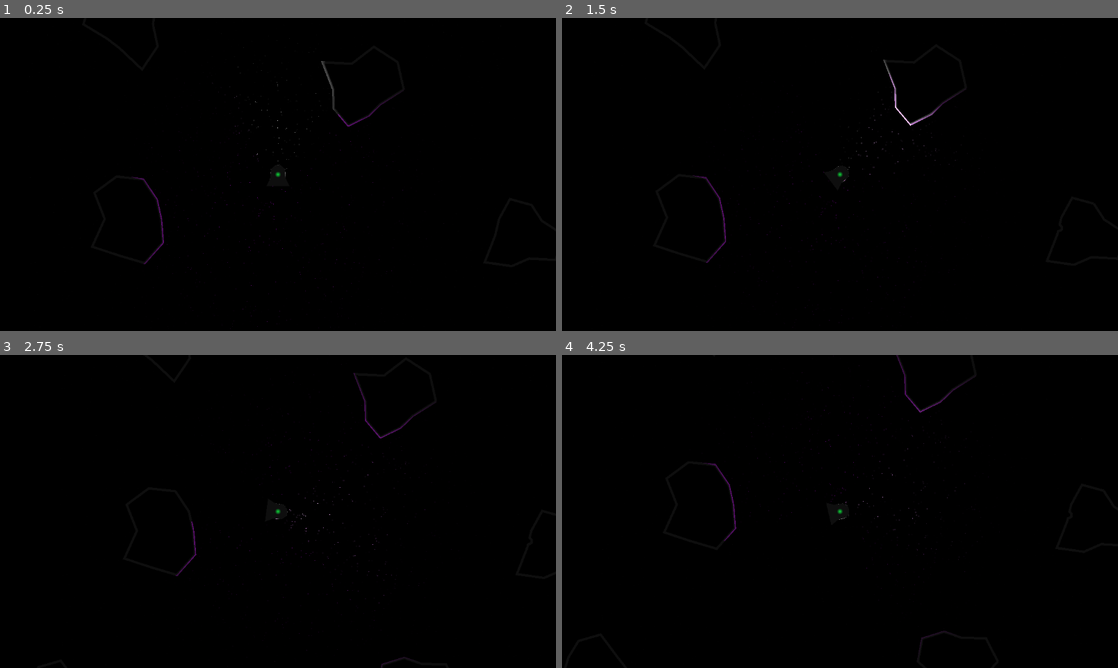
Above: before the commit, frames 1-4 (two rows, left to right).
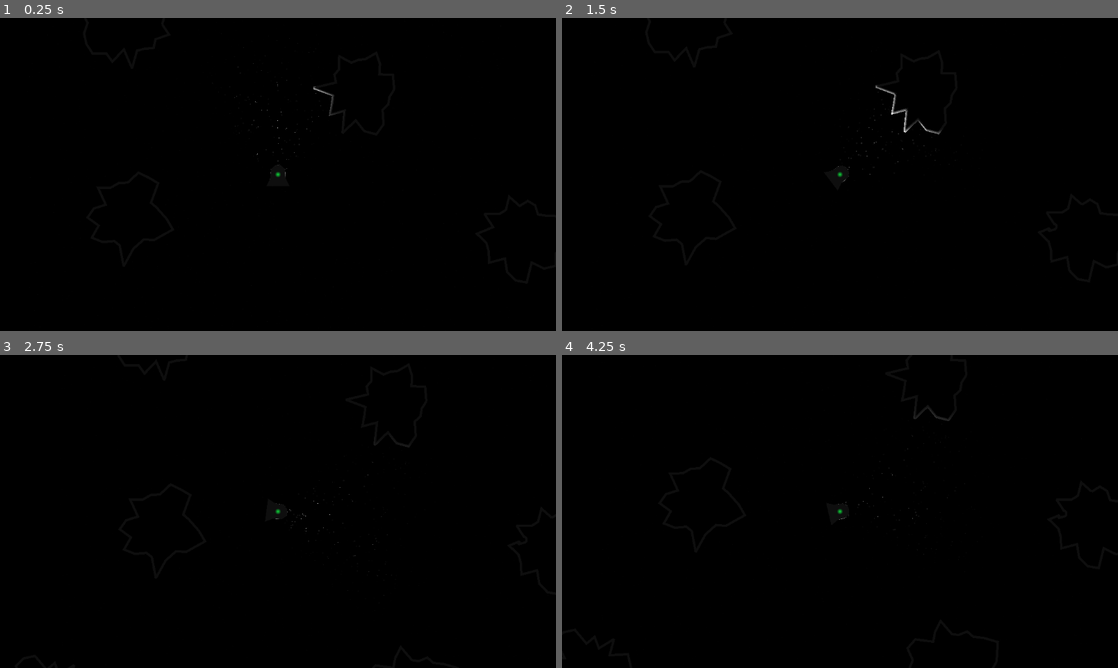
Above: after the commit, the same moments.

Repository: MarcosPRus/SpaceMiningTycoon
Game: Godot game, scene res://MiningTest1.tscn
Two runs of this game, one before a commit and one after it. Both use one fixed random seed, a clock stepped at 60 frames per second and the inputs below.
Inputs (mouse positions are in pixels of both pictures, inside the frame that each line leads up to):
- Up to frame 1 (0.25 s): no input
- Up to frame 2 (1.5 s): tap Enter (Enter) at 0.5 s; move the mouse to (923, 89) at 0.52 s; hold E (turn_right) 0.53-1.28 s; hold Enter (Enter) 0.53-1.28 s; move the mouse to (1084, 233) at 1.27 s; hold S (move_backwards) from 1.28 s (still down); click (1084, 233) at 1.35 s
- Up to frame 3 (2.75 s): move the mouse to (144, 545) at 2.02 s; release S (move_backwards) at 2.03 s; hold E (turn_right) from 2.03 s (still down); hold Enter (Enter) from 2.03 s (still down)
- Up to frame 4 (4.25 s): move the mouse to (812, 574) at 2.77 s; release E (turn_right) at 2.78 s; release Enter (Enter) at 2.78 s; hold W (move_forward) 2.78-3.53 s; click (812, 574) at 2.85 s; move the mouse to (1006, 558) at 3.52 s; hold Q (turn_left) from 3.53 s (still down); hold Enter (Enter) from 3.53 s (still down)

The runs differ from the first frame. In frame 1, 0.3% of the frame differs, in the area x 23-73%, y 13-99%; in frame 2, 0.4%, in the area x 23-73%, y 13-97%; in frame 3, 0.2%; in frame 4, 0.3%.

Commit message:
Dynamic resolution for asteroids (number of vertex in the polygons)

Diff:
--- a/Entities/Asteroids/asteroid.gd
+++ b/Entities/Asteroids/asteroid.gd
@@ -8,24 +8,16 @@
 @onready var collision_poly := $CollisionPolygon2D
 @onready var occluder_poly : OccluderPolygon2D = $LightOccluder2D.occluder
 
+var asteroid_polygon : PackedVector2Array
 
 # Called when the node enters the scene tree for the first time.
 func _ready() -> void:
+	asteroid_polygon.resize(Global.asteroids_reslution)
 
 	# Original asteroid flag is set to false when a new asteroid is created from a division of
 	# another asteroid, so that it doesn't initialize a random shape again
 	if original_asteroid_flag:
-		## Generate random asteroid shape
-		var ang := 0.0
-
-		for i in visual_poly.polygon.size():
-			var length = randf_range(50, 100)
-			var vertex = Vector2(length * cos(deg_to_rad(ang)), length * sin(deg_to_rad(ang)))
-			visual_poly.polygon[i] = vertex
-			collision_poly.polygon[i] = vertex
-			occluder_poly.polygon[i] = vertex
-
-			ang += 360/visual_poly.polygon.size()
+		generate_random_asteroid()
 
 	# Set the mass based on the polygon area, destroy small polygons
 	calculate_polygon_area()
@@ -88,6 +80,23 @@
 	else:
 		self.mass = area/1000
 
+
 func update_border_line() -> void:
 	$Polygon2D/Line2D.points = $Polygon2D/Line2D.get_parent().polygon
 	$Polygon2D/Line2D.add_point($Polygon2D/Line2D.get_parent().polygon[0])
+
+
+func generate_random_asteroid() -> void:
+	var ang := 0.0
+
+	#for i in visual_poly.polygon.size():
+	for i in range(Global.asteroids_reslution):
+		var length = randf_range(50, 100)
+		var vertex = Vector2(length * cos(deg_to_rad(ang)), length * sin(deg_to_rad(ang)))
+		asteroid_polygon[i] = vertex
+
+		ang += 360/Global.asteroids_reslution
+
+	visual_poly.polygon = asteroid_polygon
+	collision_poly.polygon = asteroid_polygon
+	occluder_poly.polygon = asteroid_polygon
--- a/Entities/Asteroids/asteroid.tscn
+++ b/Entities/Asteroids/asteroid.tscn
@@ -4,7 +4,6 @@
 
 [sub_resource type="OccluderPolygon2D" id="OccluderPolygon2D_nqjo3"]
 resource_local_to_scene = true
-polygon = PackedVector2Array(-128, 128, -256, 64, -192, -64, -256, -192, -64, -256, 64, -128, 256, -128, 192, 0, 128, 64, 64, 64)
 
 [node name="Asteroid" type="RigidBody2D"]
 input_pickable = true
@@ -16,11 +15,9 @@
 metadata/_edit_group_ = true
 
 [node name="CollisionPolygon2D" type="CollisionPolygon2D" parent="."]
-polygon = PackedVector2Array(-128, 128, -256, 64, -192, -64, -256, -192, -64, -256, 64, -128, 256, -128, 192, 0, 128, 64, 64, 64)
 
 [node name="Polygon2D" type="Polygon2D" parent="."]
 color = Color(0, 0, 0, 1)
-polygon = PackedVector2Array(-128, 128, -256, 64, -192, -64, -256, -192, -64, -256, 64, -128, 256, -128, 192, 0, 128, 64, 64, 64)
 
 [node name="Line2D" type="Line2D" parent="Polygon2D"]
 width = 5.0
--- a/Global.gd
+++ b/Global.gd
@@ -10,5 +10,7 @@
 
 var offset_mining_poly : PackedVector2Array
 
+var asteroids_reslution : int = 25 #Number of vertex in the asteroid polygons
+
 func _process(delta: float) -> void:
 	pass
--- a/MiningTest1.tscn
+++ b/MiningTest1.tscn
@@ -1,11 +1,10 @@
-[gd_scene load_steps=7 format=3 uid="uid://dl8qwvh0d76mh"]
+[gd_scene load_steps=6 format=3 uid="uid://dl8qwvh0d76mh"]
 
 [ext_resource type="Script" path="res://main.gd" id="1_425uj"]
 [ext_resource type="PackedScene" uid="uid://cnf2wpnymnas" path="res://Entities/Mining Poly/mining_poly.tscn" id="2_jc8s5"]
 [ext_resource type="PackedScene" uid="uid://kejbthfckq07" path="res://Entities/Player/player.tscn" id="3_17y04"]
 [ext_resource type="PackedScene" uid="uid://draiodnsaq18t" path="res://Entities/Asteroids/asteroid.tscn" id="4_j7je8"]
 [ext_resource type="Texture2D" uid="uid://ba4wctamka6do" path="res://Assets/Space Backgrounds/Large 1024x1024/Starfields/Starfield_01-1024x1024.png" id="5_d5ytq"]
-[ext_resource type="Texture2D" uid="uid://cqnwngtbyq7ir" path="res://Entities/Player/2d_lights_and_shadows_neutral_point_light.webp" id="6_vt5ge"]
 
 [node name="MiningTest1" type="Node2D"]
 script = ExtResource("1_425uj")
@@ -49,9 +48,3 @@
 
 [node name="Background" type="Sprite2D" parent="."]
 texture = ExtResource("5_d5ytq")
-
-[node name="PointLight2D" type="PointLight2D" parent="."]
-color = Color(0.788657, 0.0023276, 0.98036, 1)
-shadow_enabled = true
-texture = ExtResource("6_vt5ge")
-texture_scale = 3.0
